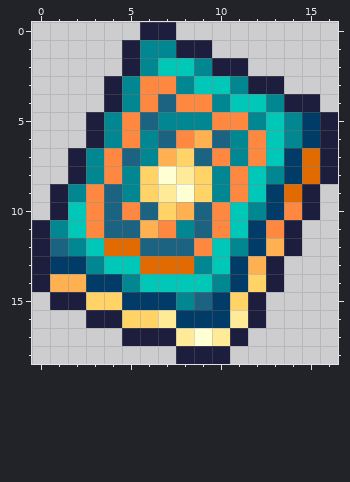
Edited in one commit: pixel-art sprite (Items/Weapons/Magic/RazorBolt.png). The picture above was drawn from the file before the commit.
The file is 34x38 pixels, drawn in blocks of 2x2; one block is one cell here.
Once edited:
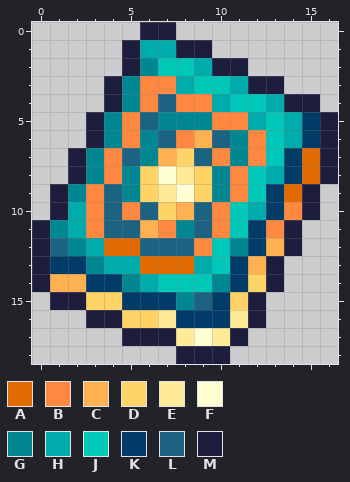
Palette (. is transparent): A #e16b00  B #ff8840  C #ffb050  D #ffd365  E #ffeb97  F #ffffd4  G #008791  H #00abab  J #00c8b9  K #003c67  L #1c6381  M #1d1d3e
Difference:
@@ x 0..16 @@
  0 ......MM.........
- 1 .....MGGMM.......
- 2 .....MGJJGMM.....
- 3 ....MGBBGJJGMM...
- 4 ....MGBLBBGJJGMM.
- 5 ...MGBLGGGBBGJGKM
- 6 ...MGBGLBCLGBJGKM
+ 1 .....MHHMM.......
+ 2 .....MGJJHMM.....
+ 3 ....MGBBHJJHMM...
+ 4 ....MGBLBBHJJHMM.
+ 5 ...MGBLGGGBBHJHKM
+ 6 ...MGBGLBCLGBJHKM
  7 ..MGBLGCDLBGBJKAM
- 8 ..MGBGDFEDGBJGKAM
+ 8 ..MGBGDFEDGBJHKAM
  9 .MGBLGDEFDGBJKAM.
-10 .MJBLBLDCLBJGKBM.
-11 MGJBLLCBGLBJKBM..
-12 MLGJAALLLBJGKCM..
-13 MKKGJJAAAGJKCM...
-14 MCCKKGJJJJGKDM...
+10 .MHBLBLDCLBJHKBM.
+11 MGHBLLCBGLBJKBM..
+12 MLGHAALLLBJGKCM..
+13 MKKGHHAAAHJKCM...
+14 MCCKKGHJJJGKDM...
 15 .MMDDKKKGLKDM....
Pixel boxes of the changes (left, top, right, bottom) in both pictures:
changed: (68, 40, 302, 292)
